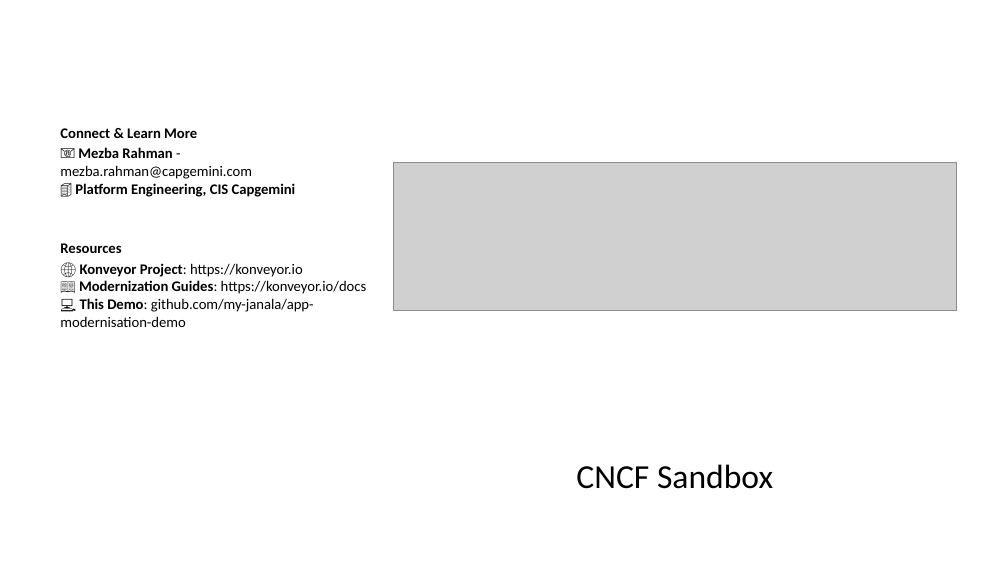
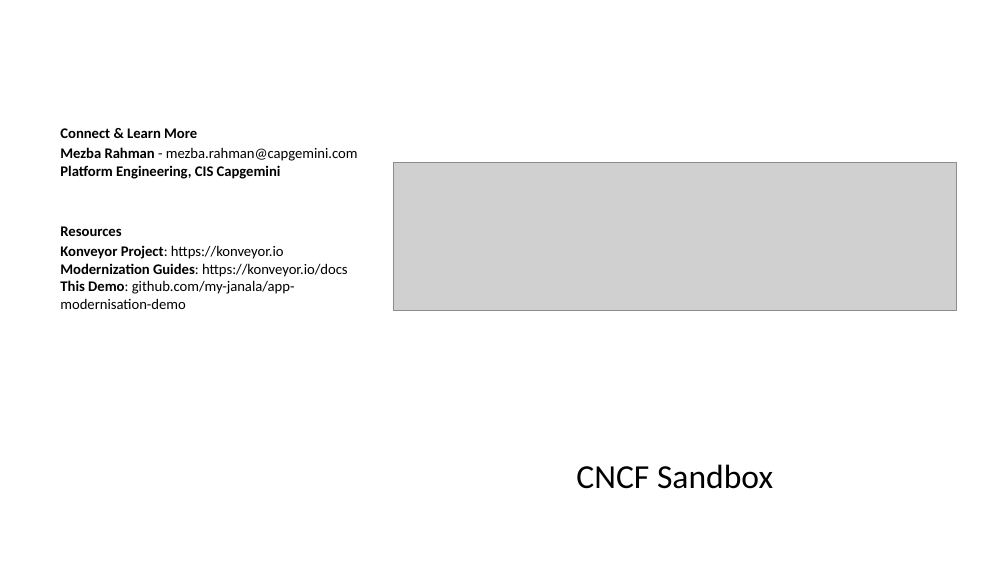
Before and after one commit to my-janala/app-modernisation-demo, a slide deck: slide 32 of App_Modernization_Business_Slides.pptx. Drawn at 1008x567 pixels with LibreOffice and Linux fonts; fonts in the diff are those of the drawing; grey boxes stand for pictures. Boxes give left, top, right and bottom in pixels: in the first picture for what was removed or moved away, otherwise in the second. Text is boxed around its words. In the diff, an @@ line names an element or a change of style, - is before the commit and + after.

```diff
--- a/App_Modernization_Business_Slides.pptx
+++ b/App_Modernization_Business_Slides.pptx
@@ text at box(60, 147, 358, 179): text changed @@
-📧 Mezba Rahman - mezba.rahman@capgemini.com
-🏢 Platform Engineering, CIS Capgemini
+Mezba Rahman - mezba.rahman@capgemini.com
+Platform Engineering, CIS Capgemini
@@ text at box(60, 245, 348, 309): text changed @@
-🌐 Konveyor Project: https://konveyor.io
-📖 Modernization Guides: https://konveyor.io/docs
-💻 This Demo: github.com/my-janala/app-modernisation-demo
+Konveyor Project: https://konveyor.io
+Modernization Guides: https://konveyor.io/docs
+This Demo: github.com/my-janala/app-modernisation-demo
```
Also in this commit, not shown: 16 other slides changed, 5 other files.
